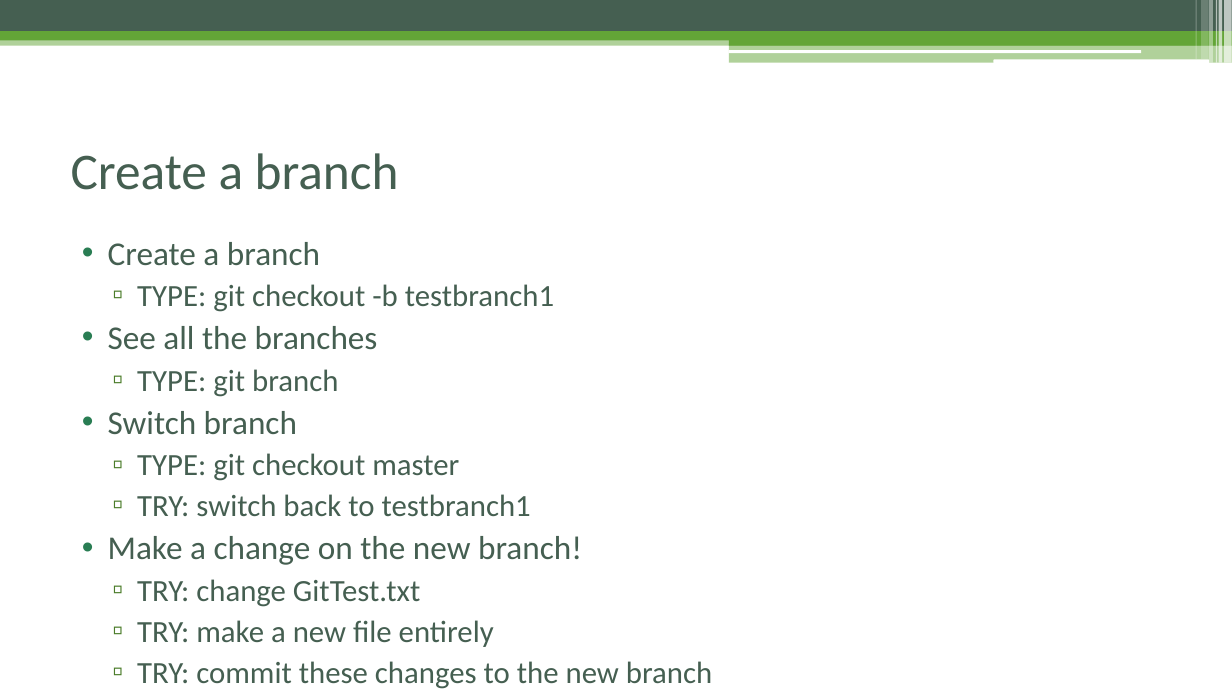
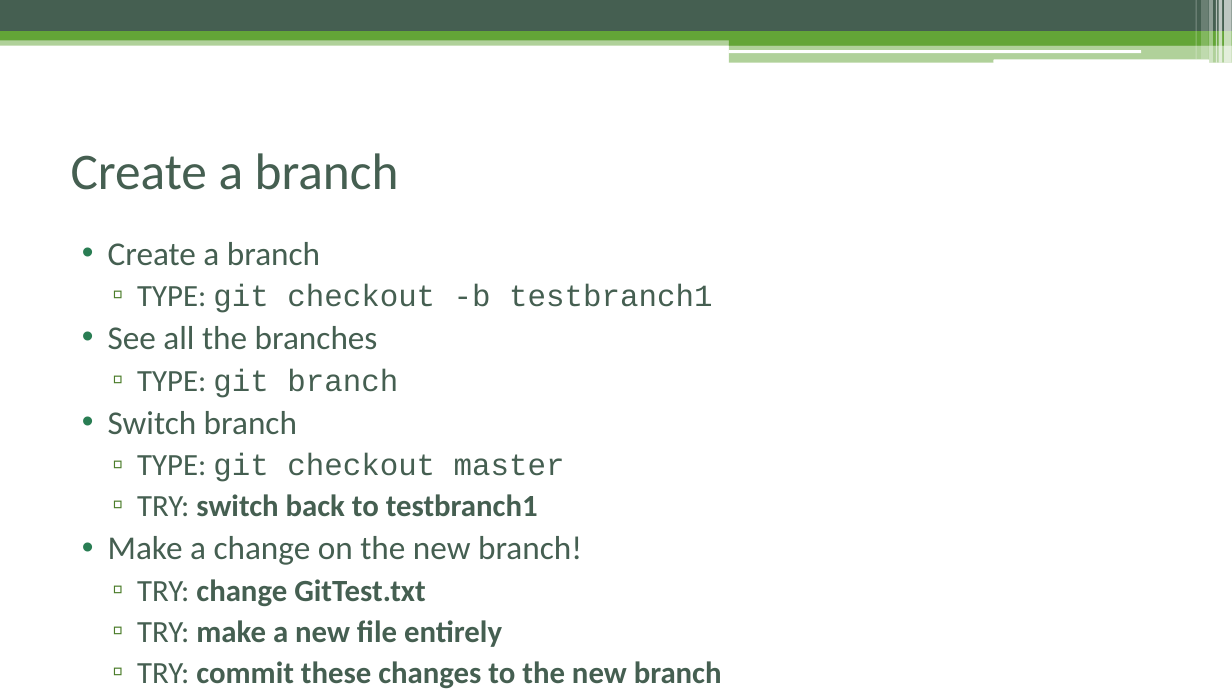
Before and after one commit to domagal9/git-tutorial, a slide deck: slide 17 of git_tutorial.pptx. Drawn at 1232x693 pixels with LibreOffice and Linux fonts; fonts in the diff are those of the drawing. Boxes give left, top, right and bottom in pixels: in the first picture for what was removed or moved away, otherwise in the second. Text is boxed around its words. In the diff, an @@ line names an element or a change of style, - is before the commit and + after.

Commit message:
Font Updates

```diff
--- a/git_tutorial.pptx
+++ b/git_tutorial.pptx
@@ text at [137,284,722,688]: font Calibri to Courier New in "git checkout -b testbranch1", "git branch", "git checkout master"; bold on in "switch back to testbranch1", "change GitTest.txt", "make a new file entirely", "commit these changes to the new branch" @@
```
Also in this commit, not shown: 9 other slides changed.
